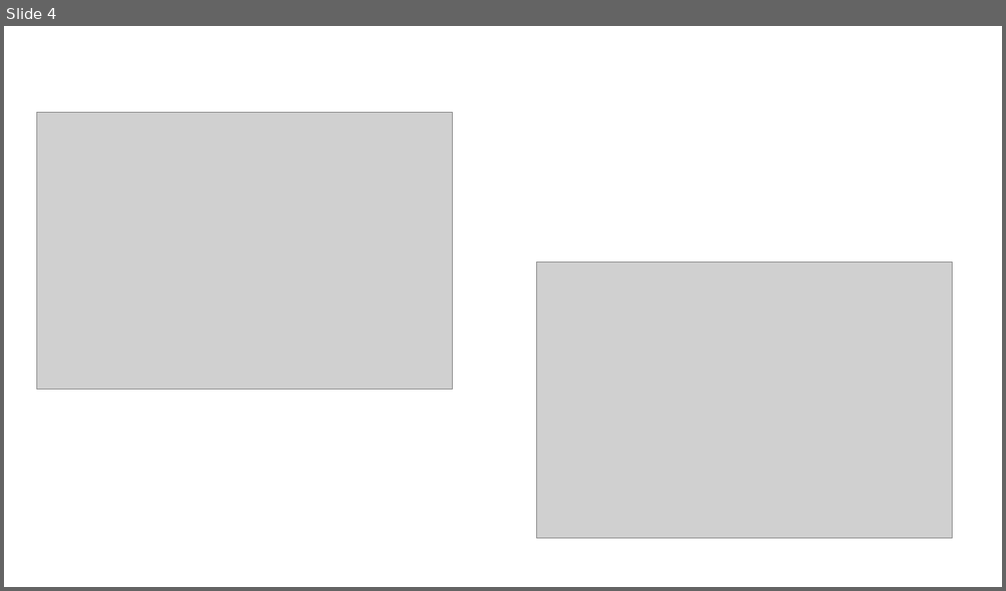
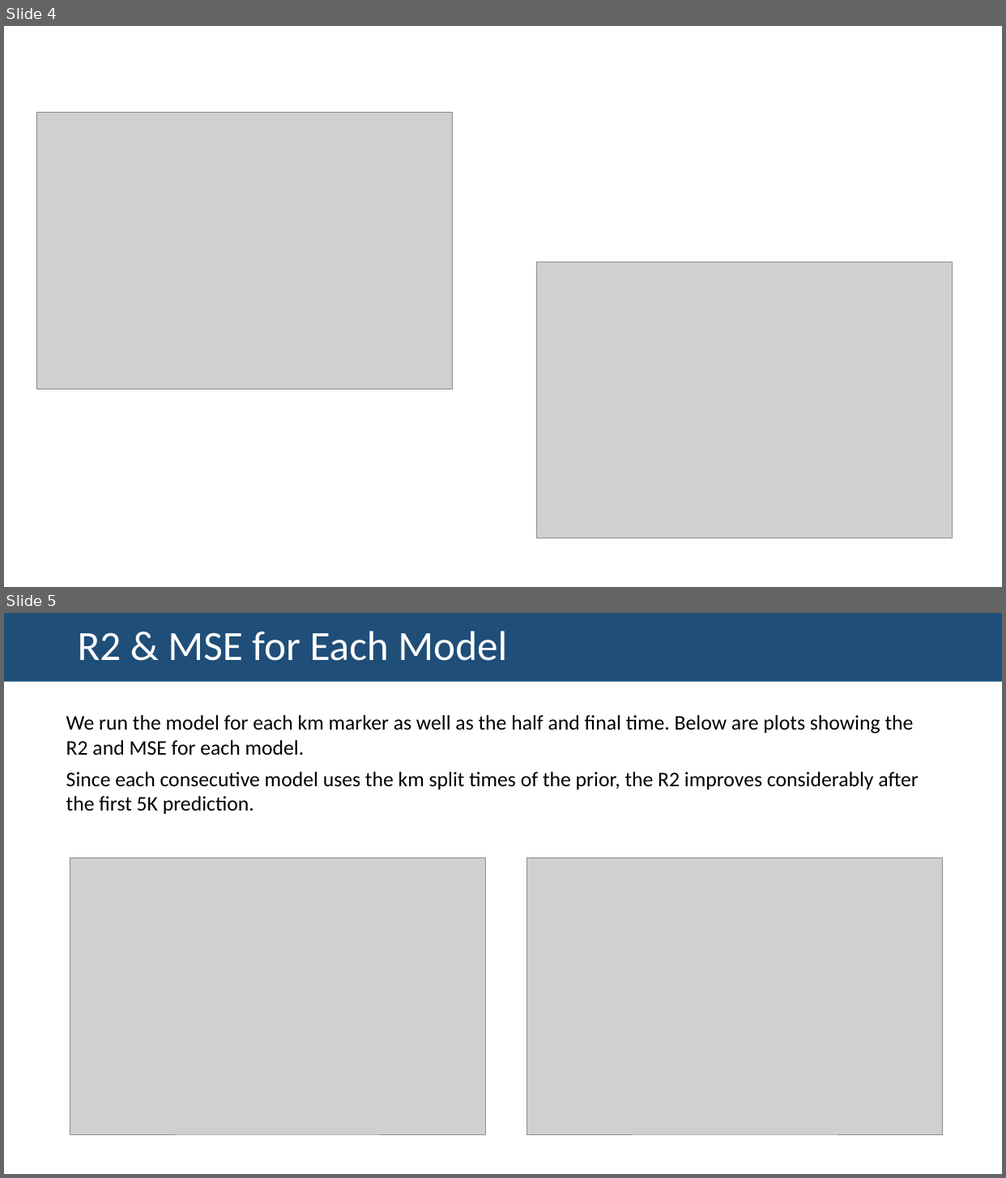
Before and after one commit to amcm29/MachineLearning_Marathon, a slide deck: slides/Project3_slides.pptx. Shown one above the other, each under a label of ours: slide 4 before the commit, slides 4 and 5 after it. The pictures are 1006x591 and 1006x1178 pixels, drawn with LibreOffice and Linux fonts; fonts in the diff are those of the drawing; grey boxes stand for pictures; background and template pictures are left out. Boxes give left, top, right and bottom in pixels: in the first picture for what was removed or moved away, otherwise in the second. Text is boxed around its words. In the diff, an @@ line names an element or a change of style, - is before the commit and + after.

```diff
--- a/slides/Project3_slides.pptx
+++ b/slides/Project3_slides.pptx
@@ slide 5 added at bbox=[4, 613, 1002, 1174], background picture (left out) @@
@@ rectangle added at bbox=[4, 613, 1002, 682], fill #1F4E79 @@
@@ text added at bbox=[78, 631, 507, 661], 40 pt, text #FFFFFF @@
+R2 & MSE for Each Model
@@ text added at bbox=[66, 715, 918, 814], 20 pt, text #000000 @@
+We run the model for each km marker as well as the half and final time. Below are plots showing the R2 and MSE for each model.
+Since each consecutive model uses the km split times of the prior, the R2 improves considerably after the first 5K prediction.
@@ picture added at bbox=[70, 858, 485, 1135] @@
@@ picture added at bbox=[527, 858, 943, 1135] @@
```
Also in this commit, not shown: 1 other slide added, 2 slides removed, 1 other file.
